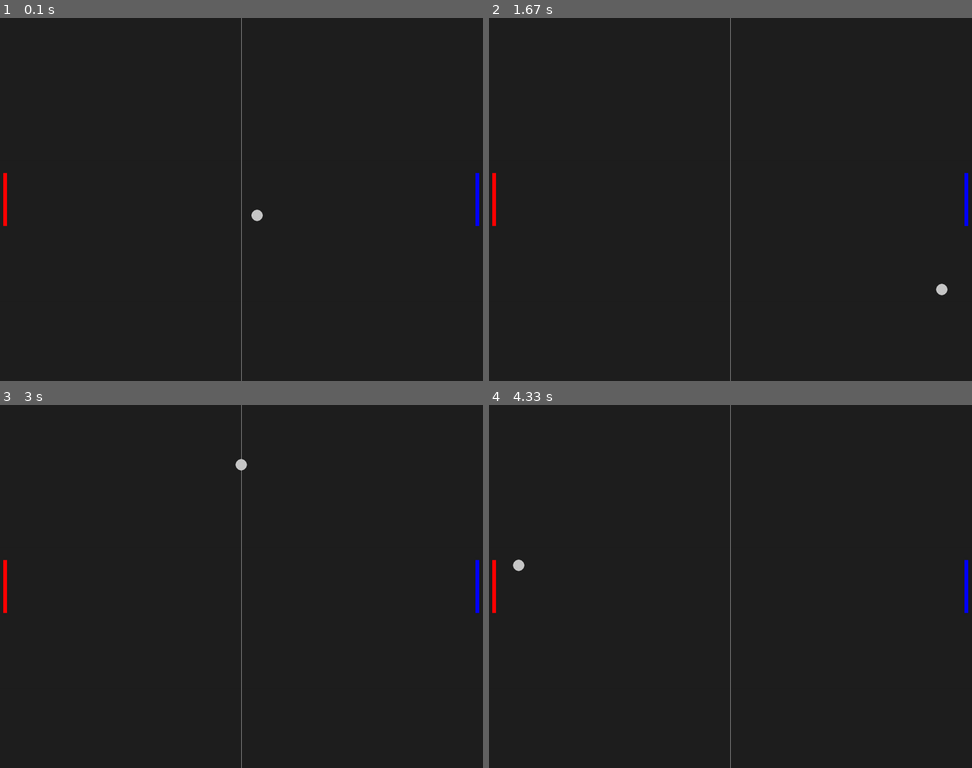
Above: before the commit, frames 1-4 (two rows, left to right).
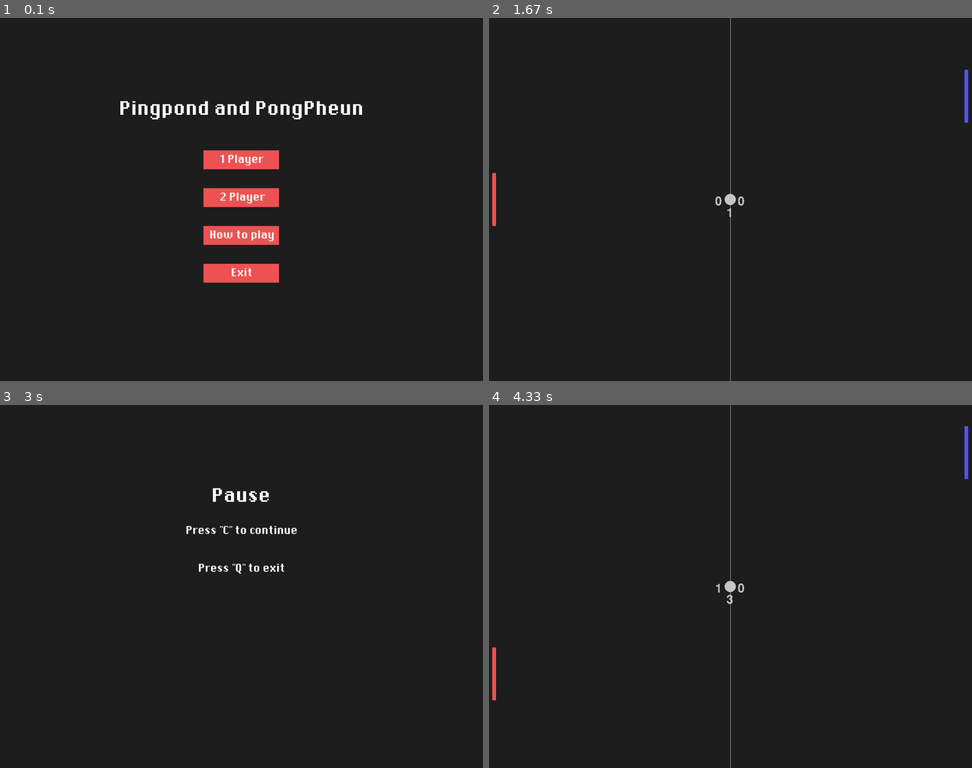
Above: after the commit, the same moments.

Repository: Ming148/PSIT-project-pong
Game: pygame game, started from pong.py
Two runs of this game, one before a commit and one after it. Both use one fixed random seed, a clock stepped at 60 frames per second and the inputs below.
Inputs (mouse positions are in pixels of both pictures, inside the frame that each line leads up to):
- Up to frame 1 (0.1 s): no input
- Up to frame 2 (1.67 s): click (730, 159) at 0.38 s, where only the run after the commit has a clickable "1 Player"; hold P 0.67-1.13 s; hold Up 0.67-1.13 s; move the mouse to (711, 214) at 0.7 s; tap C at 1.17 s; hold Up from 1.5 s (still down)
- Up to frame 3 (3 s): release Up at 1.97 s; hold Down 2-2.3 s; hold P from 2.73 s (still down); hold Down from 2.73 s (still down)
- Up to frame 4 (4.33 s): release P at 3.1 s; release Down at 3.1 s; hold C 3.13-3.5 s; hold Down 3.53-3.9 s; hold Up 3.93-4.23 s; hold Down from 4.27 s (still down)

The runs differ from the first frame. In frame 1, 4.7% of the frame differs, in the area x 0-100%, y 0-100%; in frame 2, 0.5%; in frame 3, 1.0%; in frame 4, 0.6%.

Commit message:
Update pong.py

Diff:
--- a/pong.py
+++ b/pong.py
@@ -1,9 +1,18 @@
 """pong"""
-import pygame, sys
-
-# setup
+import pygame
+import sys
+import random
+
+from pygame.constants import MOUSEBUTTONDOWN
+
+# set up
 pygame.init()
+font_l = pygame.font.Font('depixelhalbfett.ttf', 35)
+font_s = pygame.font.Font('depixelhalbfett.ttf', 20)
 clock = pygame.time.Clock()
+click = False
+key_arrow = pygame.image.load('key_arrow.png')
+key_wasd = pygame.image.load('key_wasd.png')
 
 # หน้าต่างเกมหลัก
 screen_width = 1280
@@ -12,45 +21,395 @@
 pygame.display.set_caption('Pong')
 
 # Game object
-## pygame.Rect(ตำแหน่ง_ก, ตำแหน่ง_ย, ขนาด_ก, ขนาด_ย)
+## pygame.Rect(ตำแหน่ง_x, ตำแหน่ง_y, ขนาด_ก, ขนาด_ย)
 ball = pygame.Rect(screen_width/2 - 15, screen_height/2 - 15, 30, 30)
 player_1 = pygame.Rect(10, screen_height/2 - 70, 10, 140)
 player_2 = pygame.Rect(screen_width - 20, screen_height/2 - 70, 10, 140)
 
-## ball
-ball_speed_x = 7
-ball_speed_y = 7
-
-## color
+# color
 bg_color = pygame.Color('grey12')
 light_grey = (200, 200, 200)
-red = (255, 0, 0)
-blue = (0, 0, 255)
-
-while True:
-    # input
-    for event in pygame.event.get():
-        # ถ้ามีการกดที่ปุ่ม QUIT ให้ออกเกม
-        if event.type == pygame.QUIT:
-            pygame.quit()
-            sys.exit()
-
-    # ball
+red = (240, 84, 84)
+blue = (84, 84, 240)
+
+# menu
+
+def draw_text(text, font, color, surface, x, y):
+    """draw text"""
+    textobj = font.render(text, 1, color)
+    textrect = textobj.get_rect()
+    textrect.topleft = (x, y)
+    surface.blit(textobj, textrect)
+
+def main_manu():
+    """main manu"""
+    while True:
+        screen.fill((bg_color))
+        draw_text("Pingpond and PongPheun", font_l,
+                  (255, 255, 255), screen, 320, 220)
+        mx, my = pygame.mouse.get_pos()
+        button_1 = pygame.Rect(540, 350, 200, 50)
+        button_2 = pygame.Rect(540, 450, 200, 50)
+        button_3 = pygame.Rect(540, 550, 200, 50)
+        button_4 = pygame.Rect(540, 650, 200, 50)
+        if button_1.collidepoint((mx, my)):
+            if click:
+                one_player()
+        if button_2.collidepoint((mx, my)):
+            if click:
+                two_player()
+        if button_3.collidepoint((mx, my)):
+            if click:
+                how_to_play()
+        if button_4.collidepoint((mx, my)):
+            if click:
+                pygame.quit()
+                sys.exit()
+        click = False
+        pygame.draw.rect(screen, red, button_1)
+        pygame.draw.rect(screen, red, button_2)
+        pygame.draw.rect(screen, red, button_3)
+        pygame.draw.rect(screen, red, button_4)
+        draw_text("1 Player", font_s, (255, 255, 255), screen, 585, 362)
+        draw_text("2 Player", font_s, (255, 255, 255), screen, 585, 462)
+        draw_text("How to play", font_s, (255, 255, 255), screen, 558, 562)
+        draw_text("Exit", font_s, (255, 255, 255), screen, 615, 662)
+        for event in pygame.event.get():
+            if event.type == pygame.QUIT:
+                pygame.quit()
+                sys.exit()
+            if event.type == pygame.KEYDOWN:
+                if event.type == pygame.K_ESCAPE:
+                    pygame.quit()
+                    sys.exit()
+            if event.type == MOUSEBUTTONDOWN:
+                if event.button == 1:
+                    click = True
+
+        # updating display
+        pygame.display.update()
+
+def how_to_play():
+    """how_to_play"""
+    while True:
+        mx, my = pygame.mouse.get_pos()
+        screen.fill(bg_color)
+        screen.blit(key_arrow, (170, 350))
+        screen.blit(key_arrow, (860, 350))
+        screen.blit(key_wasd, (580, 339))
+
+        button = pygame.Rect(540, 850, 200, 50)
+        if button.collidepoint((mx, my)):
+            if click:
+                main_manu()
+        click = False
+        pygame.draw.rect(screen, red, button)
+        draw_text("How to play", font_l, (255, 255, 255), screen, 490, 120)
+        draw_text("Control paddle :", font_s,
+                  (255, 255, 255), screen, 170, 210)
+        draw_text("1 player", font_s, blue, screen, 237, 310)
+        draw_text("2 player", font_s, red, screen, 800, 310)
+        draw_text("Press \"P\" to pause", font_s,
+                  (255, 255, 255), screen, 517, 580)
+        draw_text("Press \"C\" to continue", font_s,
+                  (255, 255, 255), screen, 495, 650)
+        draw_text("Press \"Q\" to exit", font_s,
+                  (255, 255, 255), screen, 528, 720)
+        draw_text("game over : if the score is 11, the game is over", font_s,
+                  (255, 255, 255), screen, 305, 790)
+        draw_text("Main menu", font_s, (255, 255, 255), screen, 562, 862)
+
+        for event in pygame.event.get():
+            if event.type == pygame.QUIT:
+                pygame.quit()
+                sys.exit()
+            if event.type == pygame.KEYDOWN:
+                if event.type == pygame.K_ESCAPE:
+                    pygame.quit()
+                    sys.exit()
+            if event.type == MOUSEBUTTONDOWN:
+                if event.button == 1:
+                    click = True
+
+        pygame.display.update()
+
+def pause():
+    """pause"""
+    paused = True
+    while paused:
+        screen.fill(bg_color)
+        draw_text("Pause", font_l, (255, 255, 255), screen, 565, 220)
+        draw_text("Press \"C\" to continue", font_s,
+                  (255, 255, 255), screen, 495, 320)
+        draw_text("Press \"Q\" to exit", font_s,
+                  (255, 255, 255), screen, 528, 420)
+        for event in pygame.event.get():
+            if event.type == pygame.QUIT:
+                pygame.quit()
+                sys.exit()
+            if event.type == pygame.KEYDOWN:
+                if event.key == pygame.K_c:
+                    paused = False
+                if event.key == pygame.K_q:
+                    pygame.quit()
+                    quit()
+
+        pygame.display.update()
+
+# base game
+def player_1animation():
+    """player 1 animetion"""
+    player_1.y += player_1speed
+    if player_1.top <= 0:
+        player_1.top = 0
+    if player_1.bottom >= screen_height:
+        player_1.bottom = screen_height
+
+def player_2animation():
+    """player 2 animetion"""
+    player_2.y += player_2speed
+    if player_2.top <= 0:
+        player_2.top = 0
+    if player_2.bottom >= screen_height:
+        player_2.bottom = screen_height
+
+def ballanimation():  # ลูดบอล
+    """ballanimetion"""
+    global ball_speed_x, ball_speed_y, player_score_1, player_score_2, score_time
+
     ball.x += ball_speed_x
     ball.y += ball_speed_y
 
     if ball.top <= 0 or ball.bottom >= screen_height:
+        pygame.mixer.Sound.play(pong_sound)
         ball_speed_y *= -1
-    if ball.left <= 0 or ball.right >= screen_width:
-        ball_speed_x *= -1
-
-    # color
-    screen.fill(bg_color)
-    pygame.draw.rect(screen, red, player_1)
-    pygame.draw.rect(screen, blue, player_2)
-    pygame.draw.ellipse(screen, light_grey, ball)
-    pygame.draw.aaline(screen, light_grey, (screen_width/2, 0), (screen_width/2, screen_height))
-
-    # updating display
-    pygame.display.flip()
-    clock.tick(60)
+
+    if ball.left <= 0:
+        pygame.mixer.Sound.play(score_sound)
+        player_score_1 += 1
+        score_time = pygame.time.get_ticks()
+
+    if ball.right >= screen_width:
+        pygame.mixer.Sound.play(score_sound)
+        player_score_2 += 1
+        score_time = pygame.time.get_ticks()
+
+    # ลูกบอลโดนไม้
+    if ball.colliderect(player_2) and ball_speed_x > 0:
+        pygame.mixer.Sound.play(pong_sound)
+        if abs(ball.right - player_2.left) < 10:
+            ball_speed_x *= -1
+        elif abs(ball.bottom - player_2.top) < 10 and ball_speed_y > 0:
+            ball_speed_y *= -1
+        elif abs(ball.top - player_2.bottom) < 10 and ball_speed_y < 0:
+            ball_speed_y *= -1
+
+    if ball.colliderect(player_1) and ball_speed_x < 0:
+        pygame.mixer.Sound.play(pong_sound)
+        if abs(ball.left - player_1.right) < 10:
+            ball_speed_x *= -1
+        elif abs(ball.bottom - player_1.top) < 10 and ball_speed_y > 0:
+            ball_speed_y *= -1
+        elif abs(ball.top - player_1.bottom) < 10 and ball_speed_y < 0:
+            ball_speed_y *= -1
+
+def opponentanimation_1():  # bot
+    """opponentanimation_1"""
+    if player_1.top < ball.y:
+        player_1.top += bot_speed
+    if player_1.bottom > ball.y:
+        player_1.bottom -= bot_speed
+    if player_1.top <= 0:
+        player_1.top = 0
+    if player_1.bottom >= screen_height:
+        player_1.bottom = screen_height
+
+def ball_restart():
+    """ball restart"""
+    global ball_speed_x, ball_speed_y, ball_moving, score_time
+
+    ball.center = (screen_width/2, screen_height/2)
+    current_time = pygame.time.get_ticks()
+
+    if current_time - score_time < 700:
+        number_three = game_font.render("3", False, light_grey)
+        screen.blit(number_three, (screen_width/2 - 10, screen_height/2 + 20))
+    if 700 < current_time - score_time < 1400:
+        number_two = game_font.render("2", False, light_grey)
+        screen.blit(number_two, (screen_width/2 - 10, screen_height/2 + 20))
+    if 1400 < current_time - score_time < 2100:
+        number_one = game_font.render("1", False, light_grey)
+        screen.blit(number_one, (screen_width/2 - 10, screen_height/2 + 20))
+
+    if current_time - score_time < 2100:
+        ball_speed_y, ball_speed_x = 0, 0
+    else:
+        randomball = [1, -1]
+        ball_speed_x = 7 * random.choice(randomball)
+        ball_speed_y = 7 * random.choice(randomball)
+        score_time = None
+
+# ball
+randomball = [1, -1]
+ball_speed_x = 7 * random.choice(randomball)
+ball_speed_y = 7 * random.choice(randomball)
+player_1speed = 0
+player_2speed = 0
+bot_speed = 7
+ball_moving = False
+
+# Text variables
+player_score_1 = 0
+player_score_2 = 0
+max_score = 11
+game_font = pygame.font.Font('freesansbold.ttf', 32)
+
+# Score timer
+score_time = True
+
+# Sound
+#pong_sound = pygame.mixer.Sound("paddle.ogg")
+score_sound = pygame.mixer.Sound("score.ogg")
+pong_sound = pygame.mixer.Sound("pong.ogg")
+
+def gameOver():
+    if player_score_1 == max_score or player_score_2 == max_score:
+        while True:
+            for event in pygame.event.get():
+                if event.type == pygame.QUIT:
+                    pygame.quit()
+                    sys.exit()
+                if event.type == pygame.KEYDOWN:
+                    if event.key == pygame.K_q:
+                        pygame.quit()
+                        sys.exit()
+                    if event.key == pygame.K_r:
+                        ball_restart()
+            if player_score_1 == max_score:
+                draw_text("You Wins!", font_s, (0, 0, 255), screen, 920, 420)
+            elif player_score_2 == max_score:
+                draw_text("You Wins!", font_s, (255, 0, 0), screen, 220, 420)
+
+            pygame.display.update()
+
+def one_player():
+    """one_player"""
+    global player_1speed, player_2speed
+    running = True
+    while running:
+        # input
+        for event in pygame.event.get():
+            # ถ้ามีการกดที่ปุ่ม QUIT ให้ออกเกม
+            if event.type == pygame.QUIT:
+                pygame.quit()
+                sys.exit()
+            if event.type == pygame.KEYDOWN:
+                if event.key == pygame.K_p:
+                    pause()
+            if event.type == pygame.KEYDOWN:
+                if event.key == pygame.K_DOWN:
+                    player_2speed += 7
+                if event.key == pygame.K_UP:
+                    player_2speed -= 7
+            if event.type == pygame.KEYUP:
+                if event.key == pygame.K_DOWN:
+                    player_2speed -= 7
+                if event.key == pygame.K_UP:
+                    player_2speed += 7
+
+        # ball
+        ballanimation()
+        player_2animation()
+
+        # bot
+        opponentanimation_1()
+        # color
+        screen.fill(bg_color)
+        pygame.draw.rect(screen, red, player_1)
+        pygame.draw.rect(screen, blue, player_2)
+        pygame.draw.ellipse(screen, light_grey, ball)
+        pygame.draw.aaline(screen, light_grey, (screen_width/2,
+                           0), (screen_width/2, screen_height))
+
+        if score_time:
+            ball_restart()
+
+        player_text_1 = game_font.render(
+            f"{player_score_1}", False, light_grey)
+        screen.blit(player_text_1, (660, 470))
+
+        player_text_2 = game_font.render(
+            f"{player_score_2}", False, light_grey)
+        screen.blit(player_text_2, (600, 470))
+
+        # updating display
+        pygame.display.flip()
+        clock.tick(60)
+        gameOver()
+
+def two_player():
+    """two player"""
+    global player_1speed, player_2speed
+    running = True
+    while running:
+        # input
+        for event in pygame.event.get():
+            # ถ้ามีการกดที่ปุ่ม QUIT ให้ออกเกม
+            if event.type == pygame.QUIT:
+                pygame.quit()
+                sys.exit()
+            if event.type == pygame.KEYDOWN:
+                if event.key == pygame.K_p:
+                    pause()
+            if event.type == pygame.KEYDOWN:
+                if event.key == pygame.K_DOWN:
+                    player_2speed += 7
+                if event.key == pygame.K_UP:
+                    player_2speed -= 7
+            if event.type == pygame.KEYUP:
+                if event.key == pygame.K_DOWN:
+                    player_2speed -= 7
+                if event.key == pygame.K_UP:
+                    player_2speed += 7
+
+            if event.type == pygame.KEYDOWN:
+                if event.key == pygame.K_s:
+                    player_1speed += 7
+                if event.key == pygame.K_w:
+                    player_1speed -= 7
+            if event.type == pygame.KEYUP:
+                if event.key == pygame.K_s:
+                    player_1speed -= 7
+                if event.key == pygame.K_w:
+                    player_1speed += 7
+
+        # ball
+        ballanimation()
+        player_1animation()
+        player_2animation()
+
+        # color
+        screen.fill(bg_color)
+        pygame.draw.rect(screen, red, player_1)
+        pygame.draw.rect(screen, blue, player_2)
+        pygame.draw.ellipse(screen, light_grey, ball)
+        pygame.draw.aaline(screen, light_grey, (screen_width/2,
+                           0), (screen_width/2, screen_height))
+
+        if score_time:
+            ball_restart()
+
+        player_text_1 = game_font.render(
+            f"{player_score_1}", False, light_grey)
+        screen.blit(player_text_1, (660, 470))
+
+        player_text_2 = game_font.render(
+            f"{player_score_2}", False, light_grey)
+        screen.blit(player_text_2, (600, 470))
+
+        # updating display
+        pygame.display.flip()
+        clock.tick(60)
+        gameOver()
+
+main_manu()
